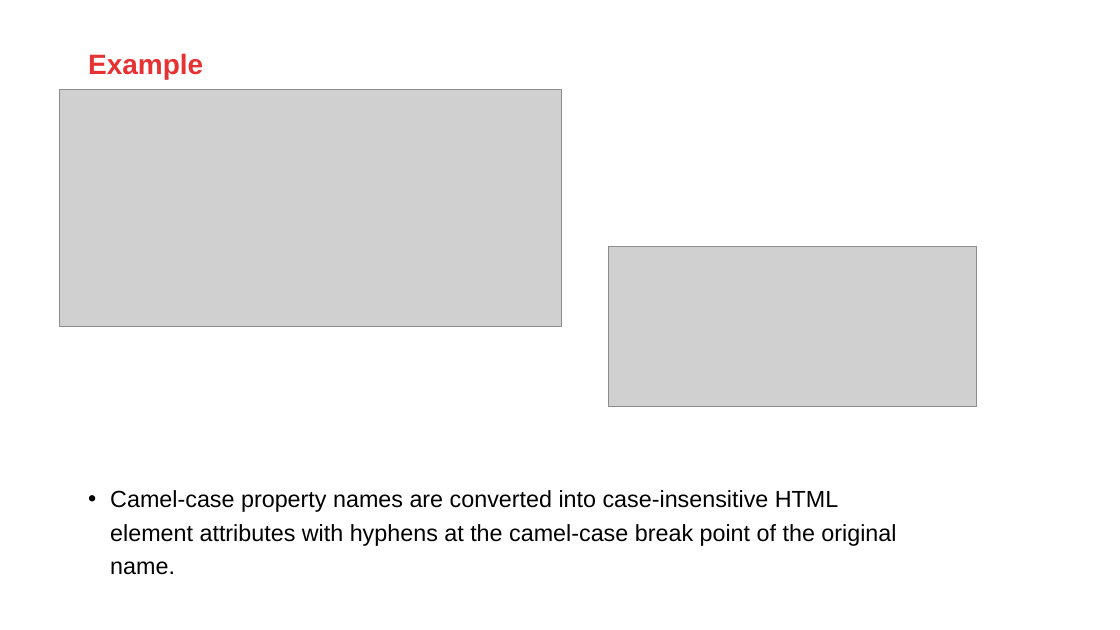
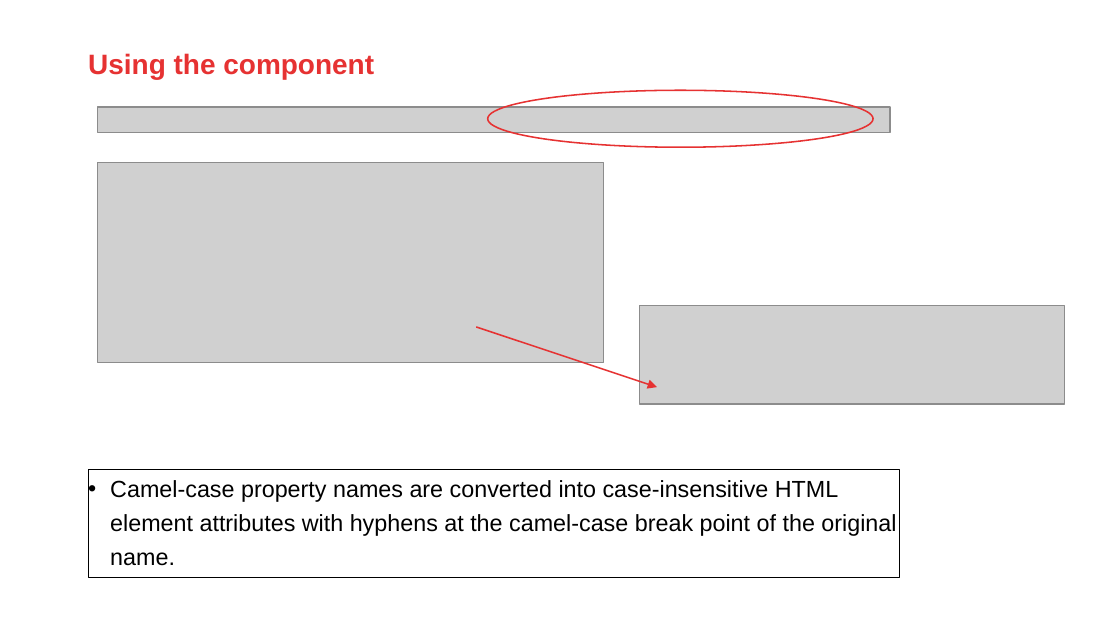
Before and after one commit to jeroenRX/AmisJetTraining, a slide deck: slide 65 of OracleJET_TalentLaunch.pptx (slide 100 before the commit). Drawn at 1120x630 pixels with LibreOffice and Linux fonts; fonts in the diff are those of the drawing; grey boxes stand for pictures; background and template pictures are left out. Boxes give left, top, right and bottom in pixels: in the first picture for what was removed or moved away, otherwise in the second. Text is boxed around its words. In the diff, an @@ line names an element or a change of style, - is before the commit and + after.

```diff
--- a/OracleJET_TalentLaunch.pptx
+++ b/OracleJET_TalentLaunch.pptx
@@ title at [88,53,374,79]: text changed @@
-Example
+Using the component
@@ picture added at [97,108,890,133] @@
@@ ellipse added at [487,91,872,148], outline #E63232 1 pt @@
@@ picture: place and size @@
-picture at [59,90,561,326]
+picture at [97,162,604,363]
@@ picture removed at [608,246,976,407] @@
@@ arrow added from (476, 327) to (657, 388), #E63232 1 pt @@
@@ picture added at [640,306,1064,404] @@
@@ text "Camel-case property names are converted ...": place and size @@
-text "Camel-case property names are converted ..." at [110,490,896,575]
+text "Camel-case property names are converted ..." at [88,469,899,578]
@@ text "Camel-case property names are converted ..." at [88,469,899,578]: outline none to #000000 0.5 pt @@
```
Also in this commit, not shown: 12 other slides changed, 35 slides removed, 1 other file.
